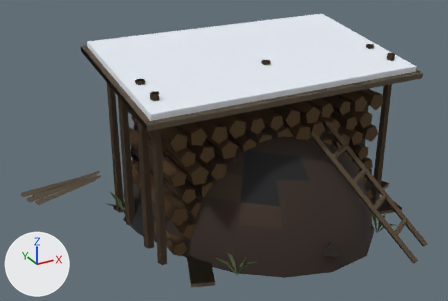
The glTF model game/assets/modelle/props/fuellung_holzplatz.glb as it was, and as the next commit left it.
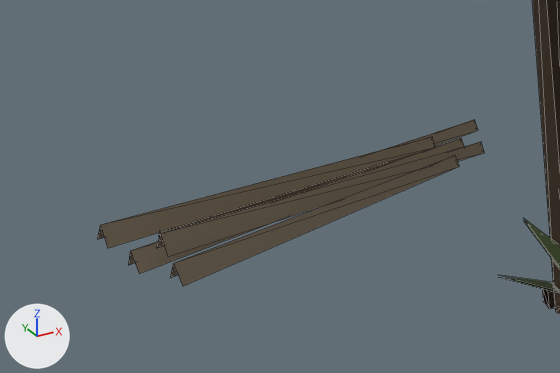
The first picture shows the older version from a 50 mm camera at (-2.96, -4.83, 3.09) aimed at (-0.31, -0.01, 0.68). The close-ups show the older and then the newer version on the part from 0% to 26% of the width and 48% to 74% of the height of that picture. Only the edits that show in the close-ups are written down. Every picture has the same lights, and +X, +Y and +Z are marked at lower left. The close-ups show mesh edges as thin lines. Vertices at exactly the same position are counted once.

Names of what the first close-up shows: 'HolzstapelGross_Winter', 'Kohlenmeiler'.
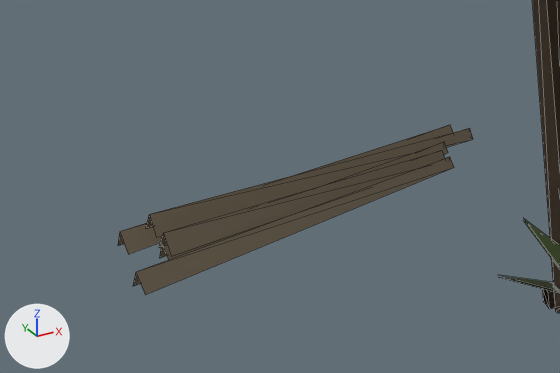
What differs and where, as boxes (x1, y1, x2, y2) in the close-ups (560 x 373 px; the box of a moved part takes in the faces that stretch with it):
'Kohlenmeiler', reshaped
    before: (97, 119, 560, 294)
    after: (118, 125, 560, 295)
part 1 of me_kohlenmeiler, moved or reshaped
    before: (170, 156, 459, 286)
    after: (133, 157, 454, 295)
part 2 of me_kohlenmeiler, moved or reshaped
    before: (128, 138, 464, 274)
    after: (159, 142, 448, 260)
part 3 of me_kohlenmeiler, moved or reshaped
    before: (97, 137, 435, 248)
    after: (146, 128, 473, 237)
part 4 of me_kohlenmeiler, moved or reshaped
    before: (158, 119, 478, 237)
    after: (118, 125, 453, 254)
part 5 of me_kohlenmeiler, moved or reshaped
    before: (156, 142, 485, 257)
    after: (159, 150, 445, 256)

The change in detail:
me_kohlenmeiler is used by ob_kohlenmeiler; location (0.0, 0.0, 0.0).
me_kohlenmeiler had 468 vertices, 599 faces and spanned x -2.07..1.71, y -1.61..1.56, z -0.02..1.11.
me_kohlenmeiler now has 448 vertices, 583 faces and spans x -2.04..1.71, y -1.61..1.56, z -0.02..1.11.
me_kohlenmeiler part 1: the loose piece of 6 vertices spanning x -1.96..-1.27, y 0.88..1.11, z 0.08..0.13 is scaled about its middle by (1.1, 1, 1), then moved by (-0.05, 0.0, 0.0).
me_kohlenmeiler part 2: the loose piece of 6 vertices spanning x -2.03..-1.24, y 0.97..1.19, z 0.08..0.13 is scaled about its middle by (0.864, 1, 1), then moved by (0.01, 0.0, 0.0).
me_kohlenmeiler part 3: the loose piece of 6 vertices spanning x -2.07..-1.29, y 1.02..1.23, z 0.11..0.18 is moved by (0.1, 0.0, 0.0).
me_kohlenmeiler part 4: the loose piece of 6 vertices spanning x -1.94..-1.18, y 1.07..1.27, z 0.08..0.13 is scaled about the mesh origin by (1.04, 1, 1).
me_kohlenmeiler part 5: 5 vertices moved from x -1.96..-1.2, y 0.92..1.15, z 0.11..0.18 to x -1.96..-1.29, y 0.93..1.15, z 0.11..0.18.
Other edits to the shape of me_kohlenmeiler do not show in these pictures.
me_kohlenmeiler no longer uses material mat_kohle (black #1c1c1f).
me_kohlenmeiler no longer uses material mat_loch (black #1c140f).
